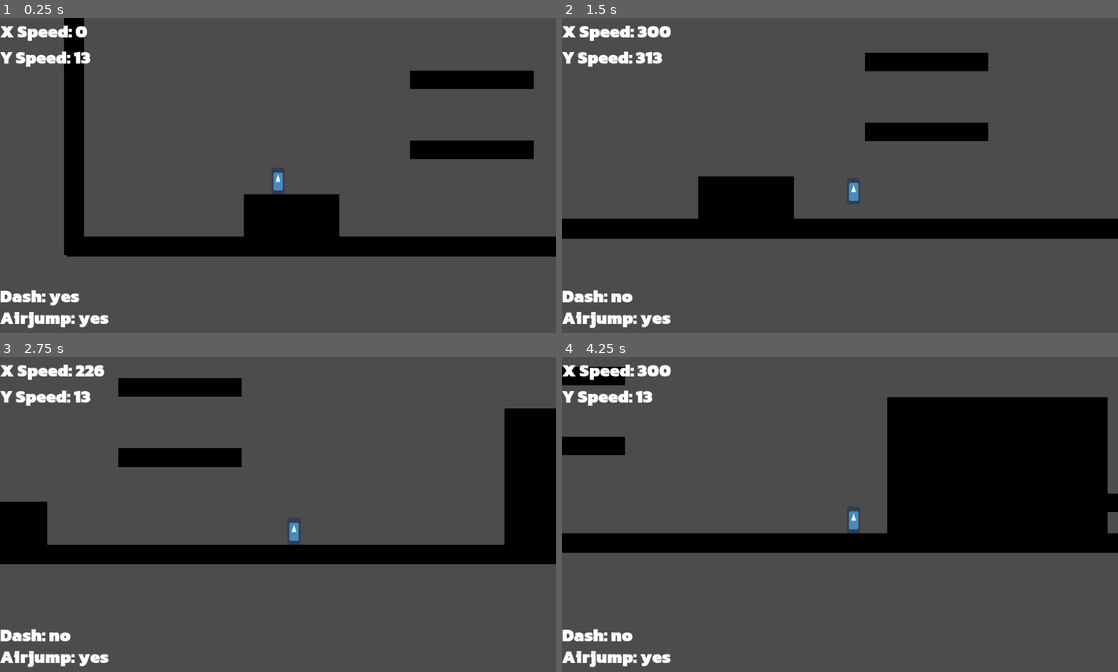
Above: before the commit, frames 1-4 (two rows, left to right).
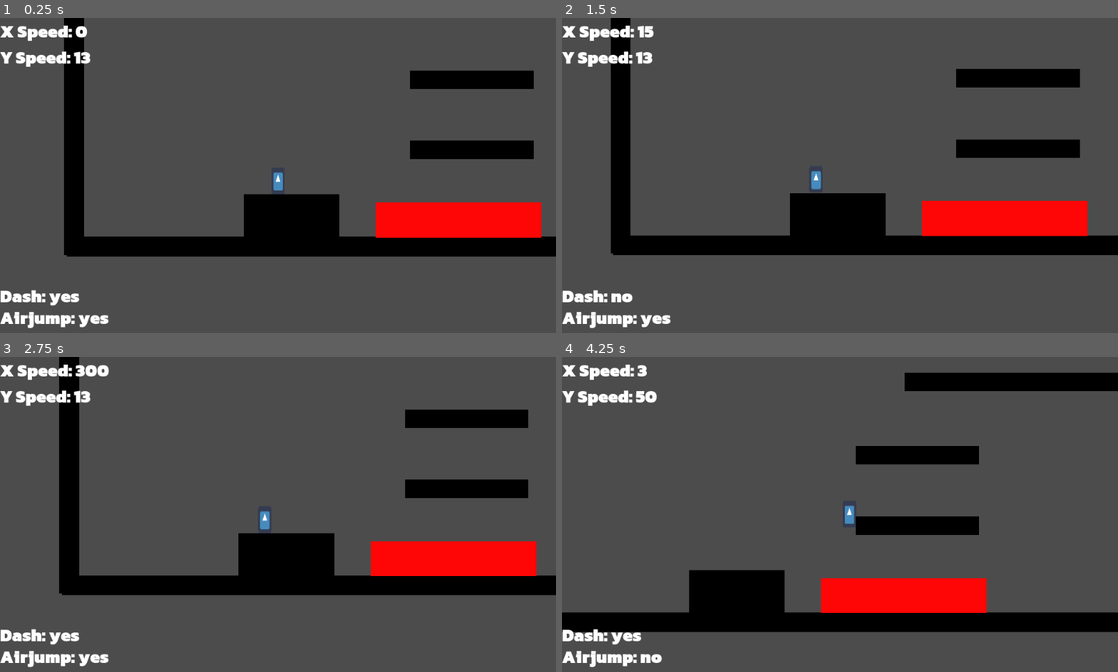
Above: after the commit, the same moments.

Repository: Project-Movement/Project-Movement
Game: Godot game, scene res://Scenes/TestLevel.tscn
Same seed, same stepped clock (60 frames per second), same inputs: the game is played once before the commit and once after it. The engine's default icon, where the game draws it, is replaced by a stand-in: a white triangle on a blue panel in a dark square.
Inputs (mouse positions are in pixels of both pictures, inside the frame that each line leads up to):
- Up to frame 1 (0.25 s): no input
- Up to frame 2 (1.5 s): tap Enter at 0.5 s; move the mouse to (962, 162) at 0.52 s; hold D (right) from 0.53 s (still down); tap Shift (dash) at 0.6, 1.35 s; tap W (airjump) at 0.77 s; move the mouse to (728, 197) at 1.27 s
- Up to frame 3 (2.75 s): tap W (airjump) at 1.52 s; move the mouse to (333, 448) at 2.02 s; release D (right) at 2.03 s; hold A (left) from 2.03 s (still down); tap Shift (dash) at 2.1 s
- Up to frame 4 (4.25 s): move the mouse to (812, 583) at 2.77 s; release A (left) at 2.78 s; hold D (right) from 2.78 s (still down); tap Shift (dash) at 2.85, 3.6 s; tap W (airjump) at 3.02, 3.77 s; move the mouse to (1006, 568) at 3.52 s

The runs differ from the first frame. In frame 1, 3.4% of the frame differs, in the area x 67-98%, y 58-70%; in frame 2, 22%; in frame 3, 25%; in frame 4, 38%, in the area x 0-100%, y 2-99%.

Commit message:
add killzone, player respawns upon touching

Diff:
--- a/Scenes/KillZone.tscn
+++ b/Scenes/KillZone.tscn
@@ -1,10 +1,16 @@
-[gd_scene load_steps=2 format=2]
+[gd_scene load_steps=3 format=2]
+
+[ext_resource path="res://Resources/white.png" type="Texture" id=1]
 
 [sub_resource type="RectangleShape2D" id=1]
 
 [node name="KillZone" type="Area2D"]
 
-[node name="Sprite" type="Sprite" parent="."]
-
 [node name="CollisionShape2D" type="CollisionShape2D" parent="."]
 shape = SubResource( 1 )
+
+[node name="Sprite" type="Sprite" parent="CollisionShape2D"]
+modulate = Color( 1, 0.156863, 0.156863, 1 )
+self_modulate = Color( 1, 0.168627, 0.168627, 1 )
+scale = Vector2( 20, 19.962 )
+texture = ExtResource( 1 )
--- a/Scenes/TestLevel.tscn
+++ b/Scenes/TestLevel.tscn
@@ -82,3 +82,7 @@
 scale = Vector2( 11.4521, 6.15382 )
 
 [node name="KillZone" parent="." instance=ExtResource( 3 )]
+position = Vector2( 872, 464 )
+scale = Vector2( 19.8152, 4.21345 )
+
+[connection signal="body_entered" from="KillZone" to="PlayerSpawner" method="_on_KillZone_body_entered"]
--- a/Scripts/PlayerSpawner.gd
+++ b/Scripts/PlayerSpawner.gd
@@ -2,13 +2,7 @@
 
 export var spawn_position = Vector2()
 
-
 onready var player_body = $"../Player/PlayerBody"
-
-
-# Called when the node enters the scene tree for the first time.
-func _ready():
-	pass # Replace with function body.
 
 
 func _input(event):
@@ -23,3 +17,7 @@
 
 func set_spawn_position(point: Vector2):
 	spawn_position = point
+
+
+func _on_KillZone_body_entered(_body:Node):
+	respawn_player()
--- a/project.godot
+++ b/project.godot
@@ -65,6 +65,11 @@
 "events": [ Object(InputEventKey,"resource_local_to_scene":false,"resource_name":"","device":0,"alt":false,"shift":false,"control":false,"meta":false,"command":false,"pressed":false,"scancode":82,"physical_scancode":0,"unicode":0,"echo":false,"script":null)
  ]
 }
+attack={
+"deadzone": 0.5,
+"events": [ Object(InputEventMouseButton,"resource_local_to_scene":false,"resource_name":"","device":0,"alt":false,"shift":false,"control":false,"meta":false,"command":false,"button_mask":0,"position":Vector2( 0, 0 ),"global_position":Vector2( 0, 0 ),"factor":1.0,"button_index":1,"pressed":false,"doubleclick":false,"script":null)
+ ]
+}
 
 [physics]
 
Binary file added: Resources/white.png
Not shown, added: Resources/white.png.import
